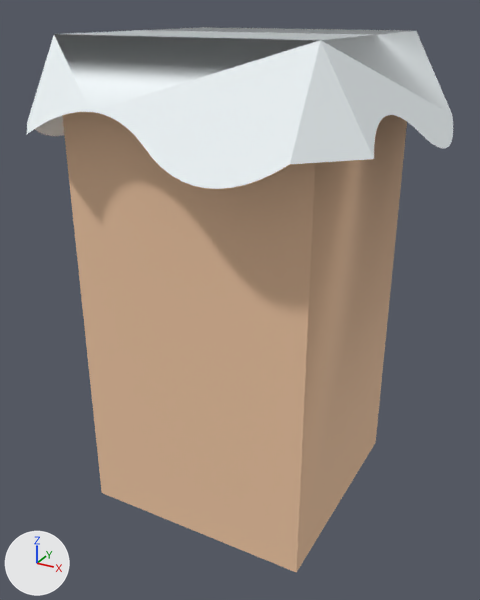
A saved change to the OBJ model Assets/LevelAssets/Models/OBJ format/blockSnowQuarter.obj.
The view is the same before and after, from a 50 mm lens placed at (0.637, -1.189, 1.042), pointed at (-0.005, -0.023, 0.459). The lights are fixed; the arrows at lower left show +X, +Y and +Z. Where no turn or scale is listed for an object, it has been applied to the vertices.

Script lines for the objects in view, before the commit:
```python
mat_dirt = principled_material('dirt')
mat_dirt.base_color = (0.878, 0.576, 0.373)  # beige #f1c8a4
mat_dirt.roughness = 1.0
mat_snow = principled_material('snow')
mat_snow.base_color = (0.92, 0.979, 1.0)  # white #f6fdff
mat_snow.roughness = 1.0
me_blocksnowquarter = bpy.data.meshes.new('blockSnowQuarter')
me_blocksnowquarter.from_pydata(...)  # 105 vertices, 113 faces; spans x -0.367..0.367, y -0.367..0.367, z 0.0..1.0
# faces by material slot: [103, 10]
me_blocksnowquarter.materials.append(mat_snow)  # white #f6fdff
me_blocksnowquarter.materials.append(mat_dirt)  # beige #f1c8a4
ob_blocksnowquarter = bpy.data.objects.new('blockSnowQuarter', me_blocksnowquarter)
ob_blocksnowquarter.location = (0.0, 0.0, 0.0)
```
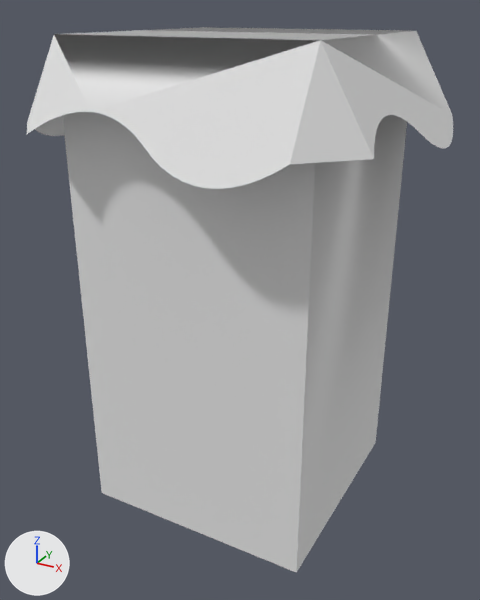
Pixel boxes (x1, y1, x2, y2) of what changed, in the pictures (480 x 600 px):
'blockSnowQuarter', recoloured: (27, 27, 453, 573) in both

The change in detail:
Material 'snow' (mat_snow) changes colour from white #f6fdff to white #e7e7e7; in linear values from (0.92, 0.979, 1.0) to (0.8, 0.8, 0.8).
Material 'dirt' (mat_dirt) changes colour from beige #f1c8a4 to white #e7e7e7; in linear values from (0.878, 0.576, 0.373) to (0.8, 0.8, 0.8).
